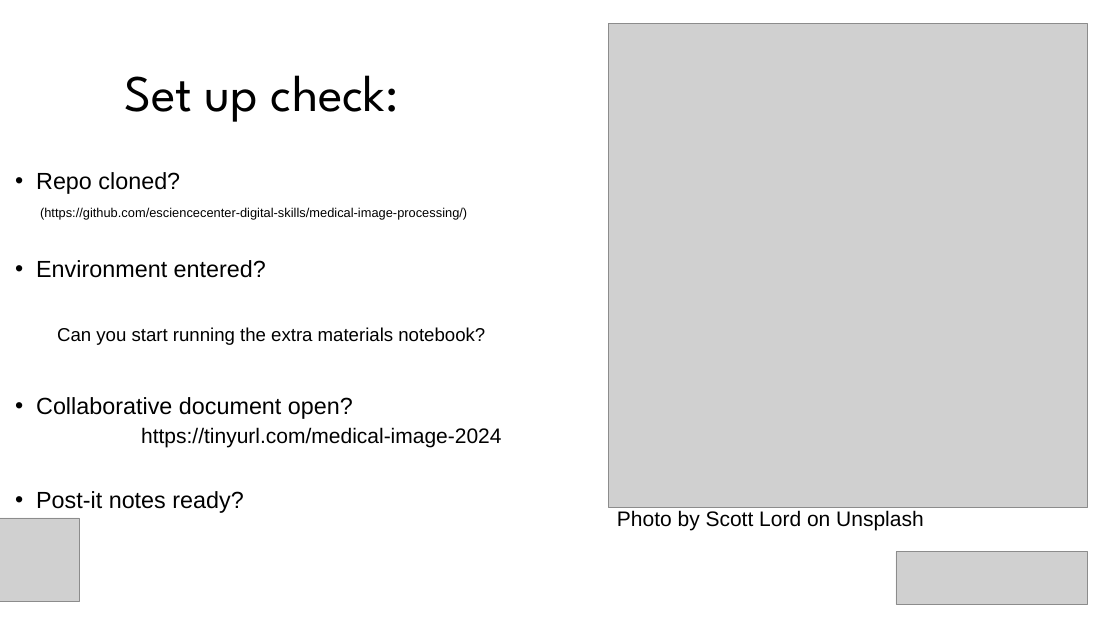
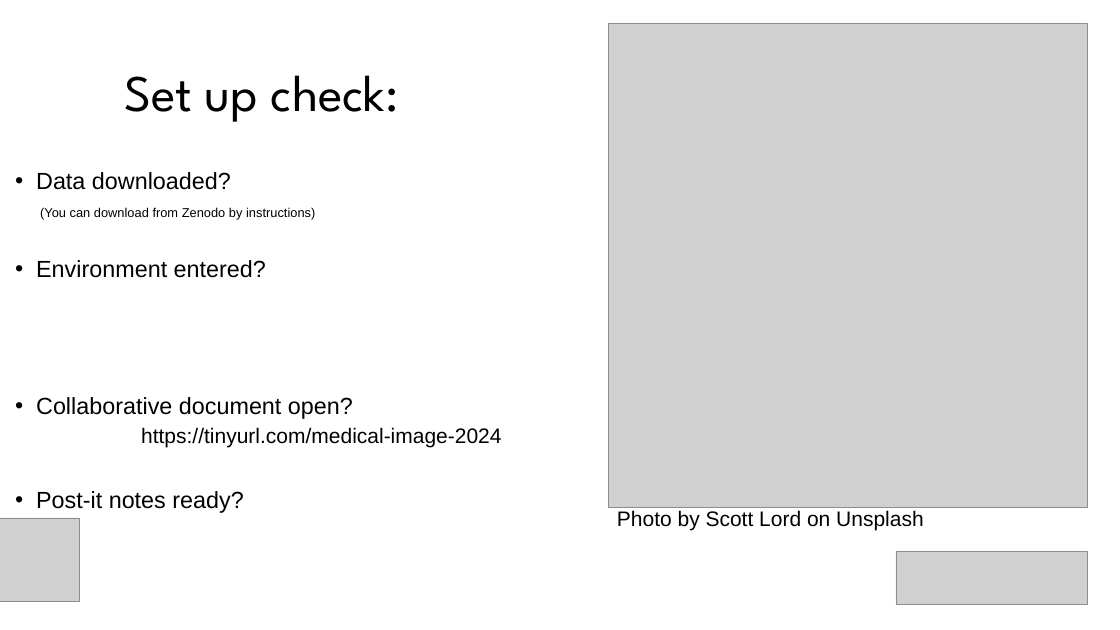
Before and after one commit to esciencecenter-digital-skills/medical-image-processing-materials, a slide deck: slide 3 of presentations/first_intro_1.pptx. Drawn at 1120x630 pixels with LibreOffice and Linux fonts; fonts in the diff are those of the drawing; grey boxes stand for pictures; background and template pictures are left out. Boxes give left, top, right and bottom in pixels: in the first picture for what was removed or moved away, otherwise in the second. Text is boxed around its words. In the diff, an @@ line names an element or a change of style, - is before the commit and + after.

Commit message:
updating slides

```diff
--- a/presentations/first_intro_1.pptx
+++ b/presentations/first_intro_1.pptx
@@ text at box(36, 172, 315, 220): text changed @@
-• Repo cloned?
-(https://github.com/esciencecenter-digital-skills/medical-image-processing/)
+• Data downloaded?
+(You can download from Zenodo by instructions)
@@ text at box(57, 327, 485, 345): paragraph removed @@
-  Can you start running the extra materials notebook?
```
Also in this commit, not shown: 2 other slides changed, 1 slide added.
